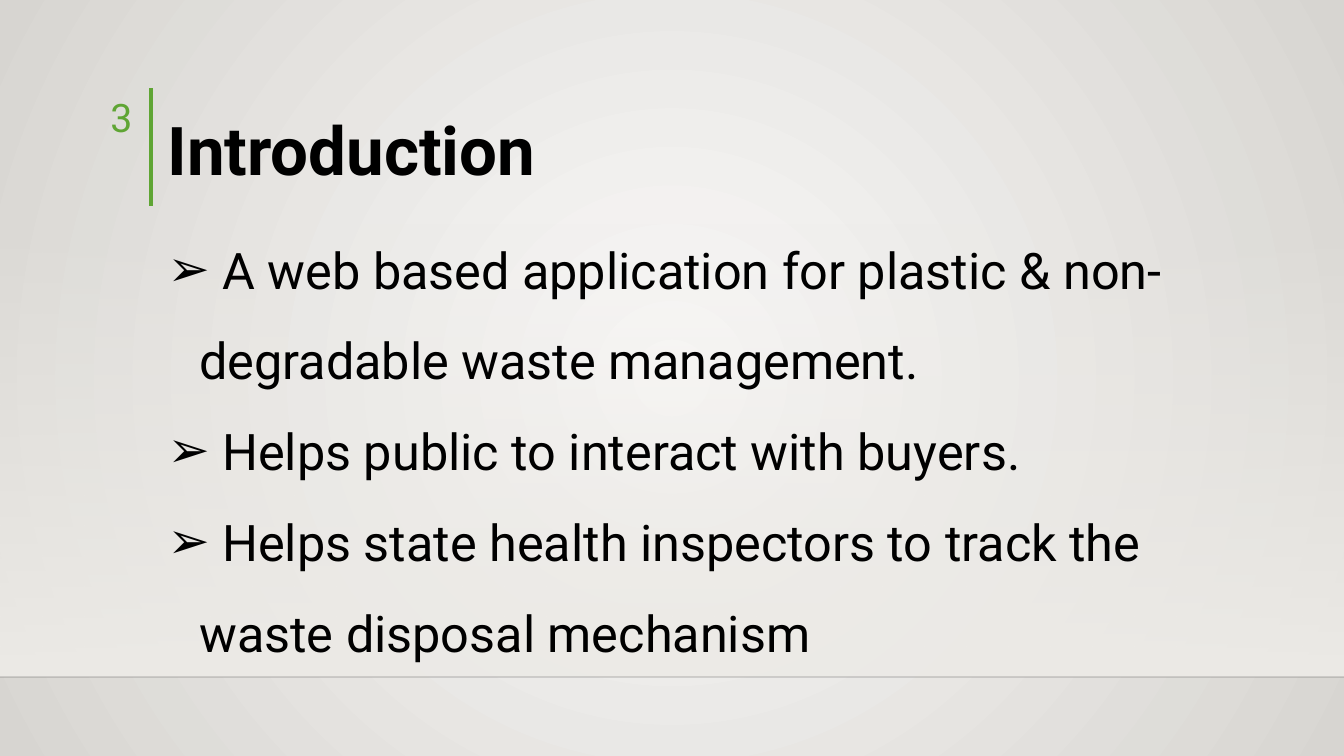
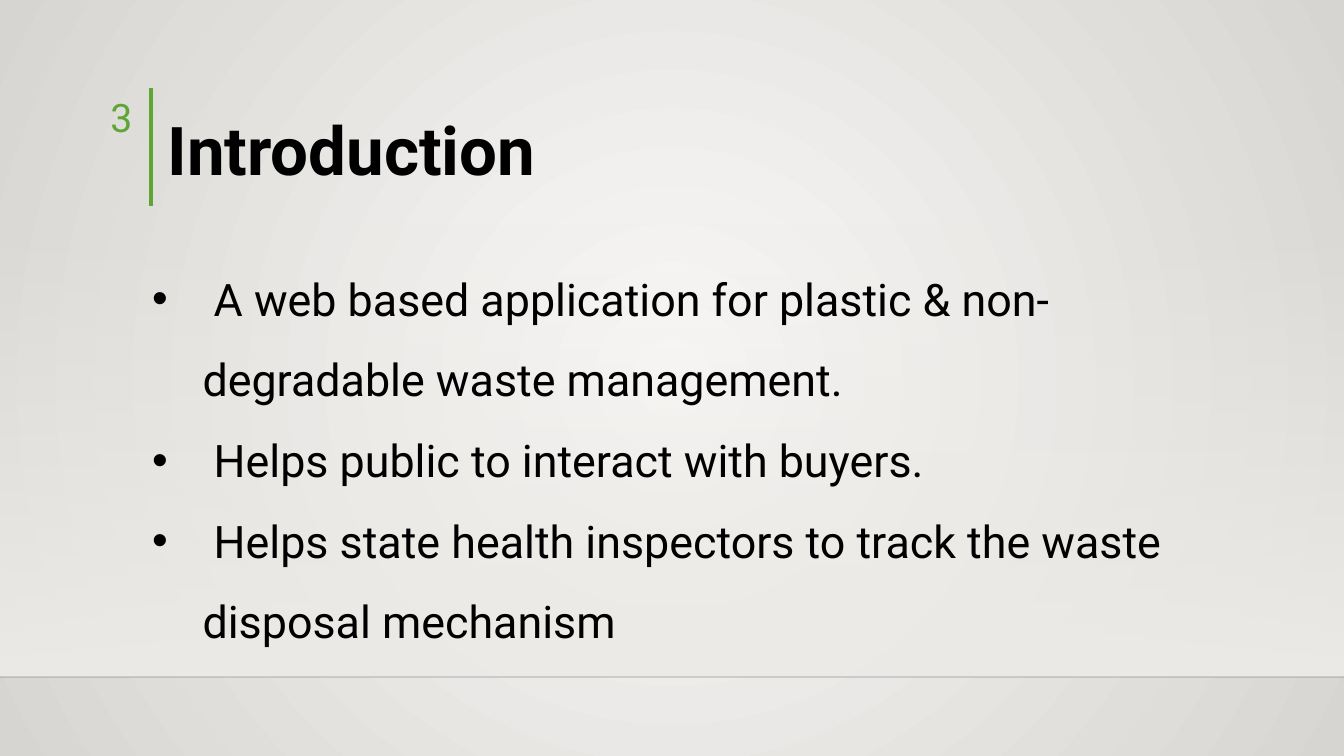
Before and after one commit to hisni/CO227-Project, a slide deck: slide 3 of Presantation/Presentation - Final.pptx. Drawn at 1344x756 pixels with LibreOffice and Linux fonts; fonts in the diff are those of the drawing; background and template pictures are left out. Boxes give left, top, right and bottom in pixels: in the first picture for what was removed or moved away, otherwise in the second. Text is boxed around its words. In the diff, an @@ line names an element or a change of style, - is before the commit and + after.

```diff
--- a/Presantation/Presentation - Final.pptx
+++ b/Presantation/Presentation - Final.pptx
@@ text "A web based application for ...": place and size @@
-text "A web based application for ..." at (199,250,1161,663)
+text "A web based application for ..." at (203,282,1161,647)
@@ text "A web based application for ..." at (203,282,1161,647): size 36 to 32 pt; bullet ➢ to • @@
```
Also in this commit, not shown: 7 other slides changed, 1 slide added, 1 other file.
